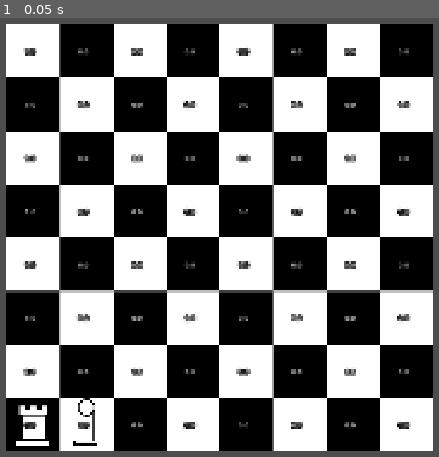
Above: before the commit, frame 1.
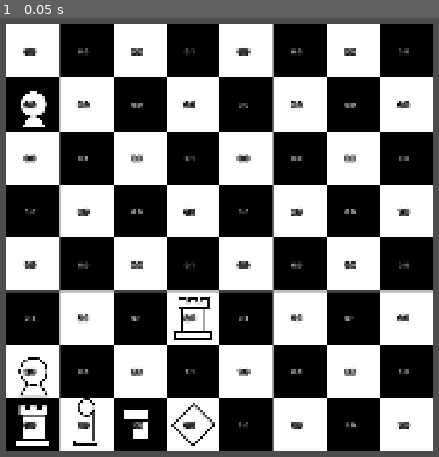
Above: after the commit, the same moment.

Repository: kiri-wys/chetro
Game: Godot game, scene res://main.tscn
The game is run twice, just before and just after one commit, with the same random seed, the same clock (stepped at 60 frames per second) and the same inputs.
Inputs:
- Up to frame 1 (0.05 s): no input

The runs differ from the first frame. In frame 1, 1.5% of the frame differs, in the area x 4-94%, y 6-98%.

Commit message:
Captures update attacks as well

Diff:
--- a/board/board.gd
+++ b/board/board.gd
@@ -80,14 +80,14 @@
 		if piece != null:
 			piece.info._pseudo_valid_moves(piece, self)
 func _ready() -> void:
-	#instantiate_piece(PieceInfo.load_or_fallback("pawn"), Vector2i(1,2), Piece.PieceColor.WHITE)
+	instantiate_piece(PieceInfo.load_or_fallback("pawn"), Vector2i(1,2), Piece.PieceColor.WHITE)
 	instantiate_piece(PieceInfo.load_or_fallback("rook"), Vector2i(1,1), Piece.PieceColor.WHITE)
 	instantiate_piece(PieceInfo.load_or_fallback("bishop"), Vector2i(2,1), Piece.PieceColor.WHITE)
-	#instantiate_piece(PieceInfo.load_or_fallback("knight"), Vector2i(3,1), Piece.PieceColor.WHITE)
-	#instantiate_piece(PieceInfo.load_or_fallback("queen"), Vector2i(4,1), Piece.PieceColor.WHITE)
+	instantiate_piece(PieceInfo.load_or_fallback("knight"), Vector2i(3,1), Piece.PieceColor.WHITE)
+	instantiate_piece(PieceInfo.load_or_fallback("queen"), Vector2i(4,1), Piece.PieceColor.WHITE)
 
-	#instantiate_piece(PieceInfo.load_or_fallback("pawn"), Vector2i(1,7), Piece.PieceColor.BLACK)
-	#instantiate_piece(PieceInfo.load_or_fallback("rook"), Vector2i(4,3), Piece.PieceColor.BLACK)
+	instantiate_piece(PieceInfo.load_or_fallback("pawn"), Vector2i(1,7), Piece.PieceColor.BLACK)
+	instantiate_piece(PieceInfo.load_or_fallback("rook"), Vector2i(4,3), Piece.PieceColor.BLACK)
 
 	rows = (sprite_size.y / Globals.square_size) as int
 	columns = (sprite_size.x / Globals.square_size) as int
--- a/board/pieces/Piece.gd
+++ b/board/pieces/Piece.gd
@@ -26,4 +26,5 @@
 		modulate = Color.WHITE
 
 func capture() -> void:
+	disconect_piece.emit()
 	queue_free()
Binary file changed: assets/pieces.png
